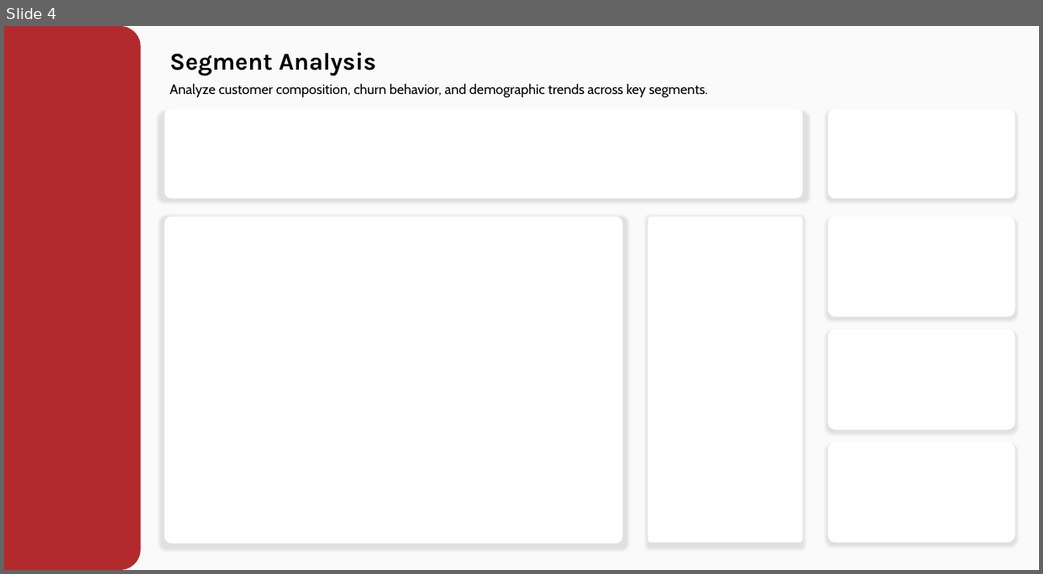
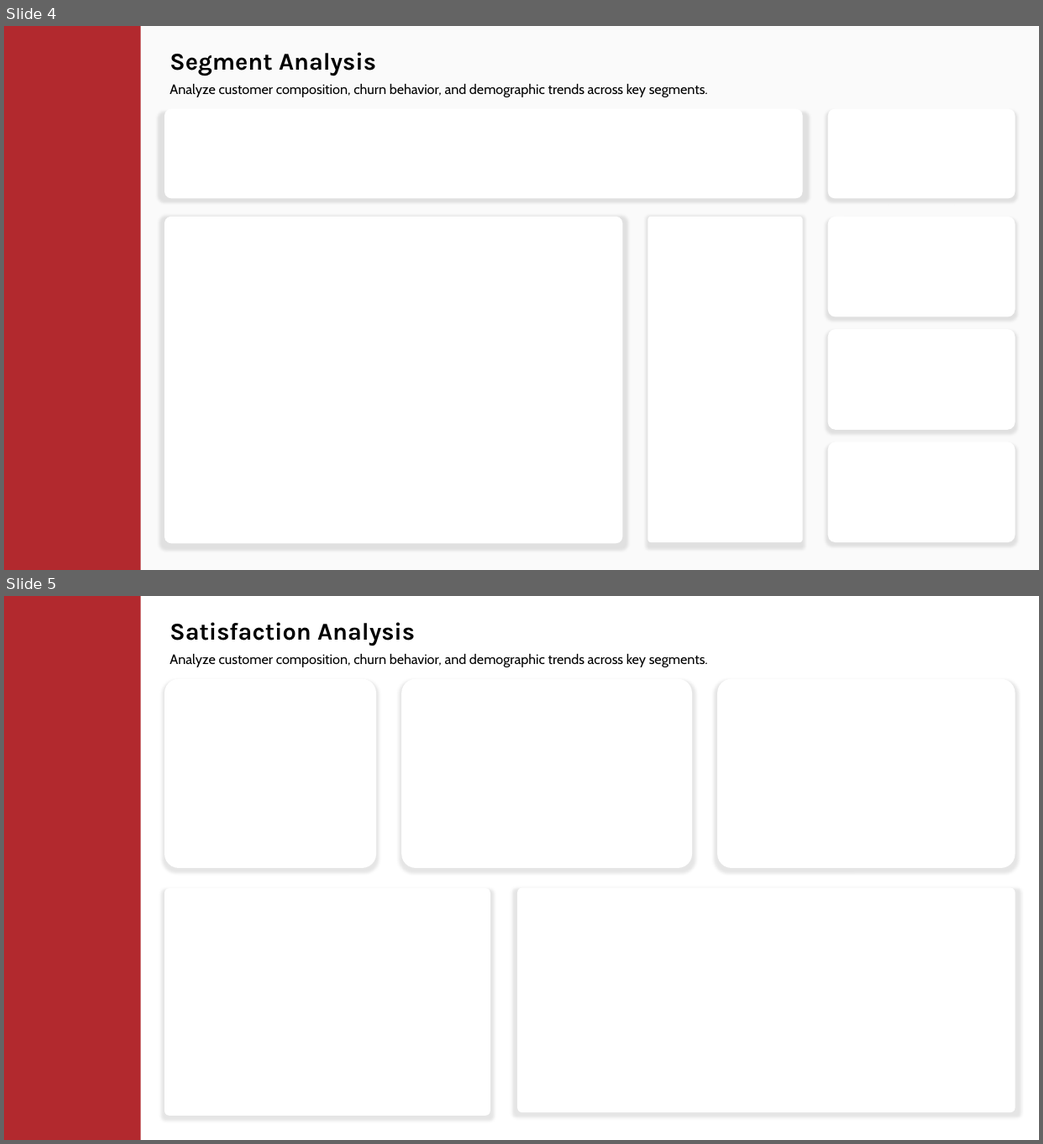
Before and after one commit to Truong2003-tqd/Highlands-Customer-Analysis, a slide deck: Power BI Report/Background/Dashboard Layout.pptx. Shown one above the other, each under a label of ours: slide 4 before the commit, slides 4 and 5 after it. The pictures are 1043x574 and 1043x1144 pixels, drawn with LibreOffice and Linux fonts; fonts in the diff are those of the drawing; background and template pictures are left out. Boxes give left, top, right and bottom in pixels: in the first picture for what was removed or moved away, otherwise in the second. Text is boxed around its words. In the diff, an @@ line names an element or a change of style, - is before the commit and + after.

```diff
--- a/Power BI Report/Background/Dashboard Layout.pptx
+++ b/Power BI Report/Background/Dashboard Layout.pptx
@@ slide 5 added at (x1=4, y1=596, x2=1039, y2=1140), background #FFFFFF @@
@@ round same rect added at (x1=4, y1=596, x2=141, y2=1140), fill #B2292E @@
@@ text added at (x1=169, y1=622, x2=708, y2=667), 18 pt, text #000000 @@
+Satisfaction Analysis
+Analyze customer composition, churn behavior, and demographic trends across key segments.
@@ rounded rectangle added at (x1=164, y1=679, x2=377, y2=868), fill #FFFFFF @@
@@ rounded rectangle added at (x1=401, y1=679, x2=692, y2=868), fill #FFFFFF @@
@@ rounded rectangle added at (x1=717, y1=679, x2=1015, y2=868), fill #FFFFFF @@
@@ rounded rectangle added at (x1=164, y1=888, x2=490, y2=1116), fill #FFFFFF @@
@@ rounded rectangle added at (x1=517, y1=888, x2=1015, y2=1113), fill #FFFFFF @@
@@ slide 4 changed as well @@
@@ round same rect at (x1=4, y1=26, x2=141, y2=570): proportions changed @@
```
Also in this commit, not shown: 3 other slides changed, 1 other slide added, 13 other files.
